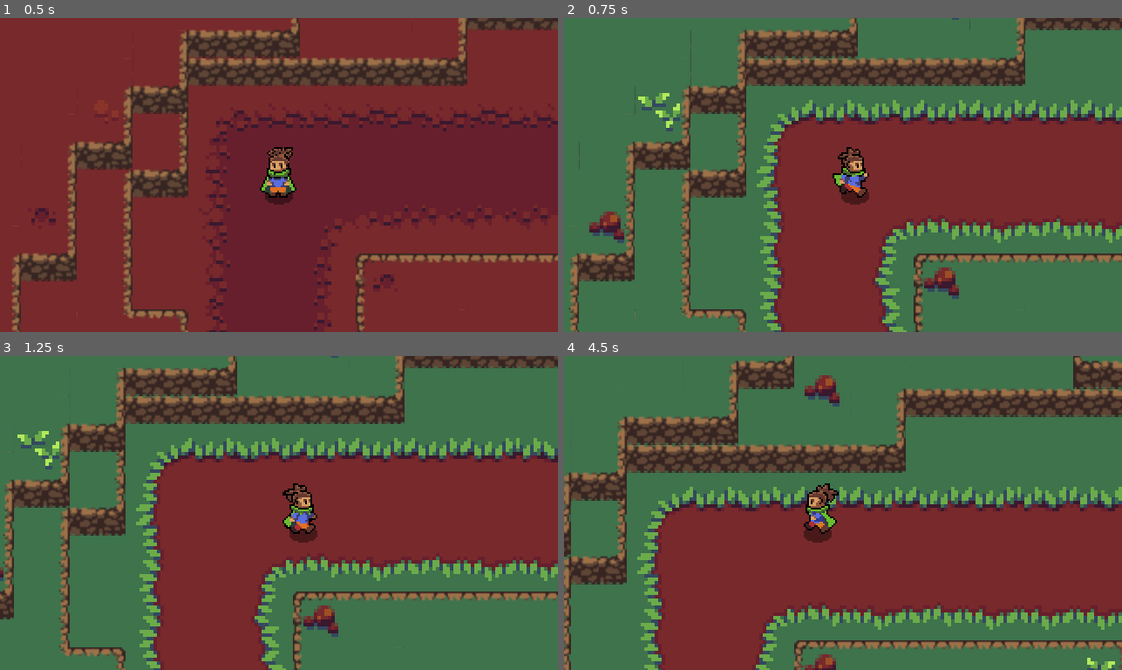
Above: before the commit, frames 1-4 (two rows, left to right).
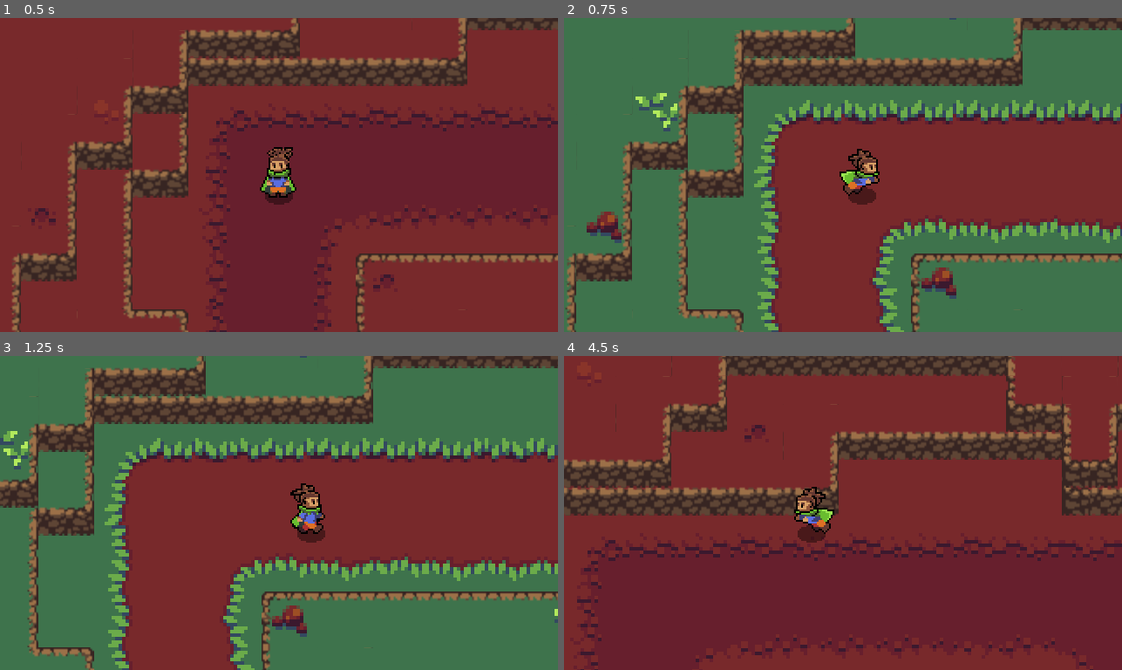
Above: after the commit, the same moments.

Repository: Thomas-Arndt/RPG.1
Game: Godot game, scene res://World/World.tscn
Same seed, same stepped clock (60 frames per second), same inputs: the game is played once before the commit and once after it.
Inputs:
- Up to frame 1 (0.5 s): no input
- Up to frame 2 (0.75 s): tap Enter (ui_accept) at 0.5 s; hold Right (ui_right) from 0.53 s (still down); tap Space (ui_select) at 0.6 s
- Up to frame 3 (1.25 s): keep holding Right (ui_right); tap Enter (ui_accept) at 0.77, 0.8, 1.07 s
- Up to frame 4 (4.5 s): release Right (ui_right) at 1.28 s; hold Down (ui_down) 1.28-2.03 s; tap Enter (ui_accept) at 1.35, 1.52, 1.82, 2.3, 3.02, 3.32, 3.6, 3.77, 4.07 s; tap Space (ui_select) at 1.55, 2.1, 2.85, 4.35 s; hold Right (ui_right) 2.03-2.78 s; hold Up (ui_up) 2.78-3.53 s; hold Left (ui_left) from 3.53 s (still down)

Frame 1 is identical in both runs. In frame 2, 14% of the frame differs, in the area x 0-100%, y 0-100%; in frame 3, 26%; in frame 4, 69%.

Commit message:
Added roll functionality to player state machine

Diff:
--- a/Player/Player.gd
+++ b/Player/Player.gd
@@ -2,6 +2,7 @@
 
 export var ACCELERATION = 500
 export var MAX_SPEED = 80
+export var ROLL_SPEED = 120
 export var FRICTION = 500
 
 enum {
@@ -22,16 +23,19 @@
 
 func _ready():
 	anim_tree.active = true
+	anim_tree.set("parameters/roll/blend_position", Vector2.DOWN)
 	anim_player.play("SETUP")
 
 func _physics_process(delta):
 	match state:
 		MOVE:
 			move_state(delta)
+		ROLL:
+			roll_state()
 
-	if Input.is_action_just_pressed("ui_select") and RedDimension.visible == false:
+	if Input.is_action_just_pressed("ui_accept") and RedDimension.visible == false:
 		RedDimension.visible = true
-	elif Input.is_action_just_pressed("ui_select") and RedDimension.visible == true:
+	elif Input.is_action_just_pressed("ui_accept") and RedDimension.visible == true:
 		RedDimension.visible = false
 
 func move_state(delta):
@@ -41,8 +45,10 @@
 	input_vector = input_vector.normalized()
 
 	if input_vector != Vector2.ZERO:
+		roll_vector = input_vector
 		anim_tree.set("parameters/idle/blend_position", input_vector)
 		anim_tree.set("parameters/run/blend_position", input_vector)
+		anim_tree.set("parameters/roll/blend_position", input_vector)
 		anim_state.travel("run")
 		velocity = velocity.move_toward(input_vector * MAX_SPEED, ACCELERATION * delta)
 	else:
@@ -50,5 +56,17 @@
 		velocity = velocity.move_toward(Vector2.ZERO, FRICTION * delta)
 	move()
 
+	if Input.is_action_just_pressed("ui_select"):
+		state = ROLL
+
+func roll_state():
+	velocity = roll_vector * ROLL_SPEED
+	anim_state.travel("roll")
+	move()
+
 func move():
 	velocity = move_and_slide(velocity)
+
+func roll_animation_finished():
+	velocity = velocity * 0.8
+	state = MOVE
--- a/Player/Player.tscn
+++ b/Player/Player.tscn
@@ -197,6 +197,20 @@
 "update": 1,
 "values": [ 55, 56, 57, 58, 59 ]
 }
+tracks/1/type = "method"
+tracks/1/path = NodePath(".")
+tracks/1/interp = 1
+tracks/1/loop_wrap = true
+tracks/1/imported = false
+tracks/1/enabled = true
+tracks/1/keys = {
+"times": PoolRealArray( 0.5 ),
+"transitions": PoolRealArray( 1 ),
+"values": [ {
+"args": [  ],
+"method": "roll_animation_finished"
+} ]
+}
 
 [sub_resource type="Animation" id=28]
 resource_name = "roll_left"
@@ -213,6 +227,20 @@
 "update": 1,
 "values": [ 50, 51, 52, 53, 54 ]
 }
+tracks/1/type = "method"
+tracks/1/path = NodePath(".")
+tracks/1/interp = 1
+tracks/1/loop_wrap = true
+tracks/1/imported = false
+tracks/1/enabled = true
+tracks/1/keys = {
+"times": PoolRealArray( 0.5 ),
+"transitions": PoolRealArray( 1 ),
+"values": [ {
+"args": [  ],
+"method": "roll_animation_finished"
+} ]
+}
 
 [sub_resource type="Animation" id=29]
 resource_name = "roll_right"
@@ -229,6 +257,20 @@
 "update": 1,
 "values": [ 40, 41, 42, 43, 44 ]
 }
+tracks/1/type = "method"
+tracks/1/path = NodePath(".")
+tracks/1/interp = 1
+tracks/1/loop_wrap = true
+tracks/1/imported = false
+tracks/1/enabled = true
+tracks/1/keys = {
+"times": PoolRealArray( 0.5 ),
+"transitions": PoolRealArray( 1 ),
+"values": [ {
+"args": [  ],
+"method": "roll_animation_finished"
+} ]
+}
 
 [sub_resource type="Animation" id=30]
 resource_name = "roll_up"
@@ -244,6 +286,20 @@
 "transitions": PoolRealArray( 1, 1, 1, 1, 1 ),
 "update": 1,
 "values": [ 45, 46, 47, 48, 49 ]
+}
+tracks/1/type = "method"
+tracks/1/path = NodePath(".")
+tracks/1/interp = 1
+tracks/1/loop_wrap = true
+tracks/1/imported = false
+tracks/1/enabled = true
+tracks/1/keys = {
+"times": PoolRealArray( 0.5 ),
+"transitions": PoolRealArray( 1 ),
+"values": [ {
+"args": [  ],
+"method": "roll_animation_finished"
+} ]
 }
 
 [sub_resource type="Animation" id=9]
--- a/project.godot
+++ b/project.godot
@@ -22,6 +22,16 @@
 window/size/test_height=360
 window/stretch/mode="2d"
 
+[input]
+
+ui_accept={
+"deadzone": 0.5,
+"events": [ Object(InputEventKey,"resource_local_to_scene":false,"resource_name":"","device":0,"alt":false,"shift":false,"control":false,"meta":false,"command":false,"pressed":false,"scancode":16777221,"physical_scancode":0,"unicode":0,"echo":false,"script":null)
+, Object(InputEventKey,"resource_local_to_scene":false,"resource_name":"","device":0,"alt":false,"shift":false,"control":false,"meta":false,"command":false,"pressed":false,"scancode":16777222,"physical_scancode":0,"unicode":0,"echo":false,"script":null)
+, Object(InputEventJoypadButton,"resource_local_to_scene":false,"resource_name":"","device":0,"button_index":0,"pressure":0.0,"pressed":false,"script":null)
+ ]
+}
+
 [physics]
 
 common/enable_pause_aware_picking=true
